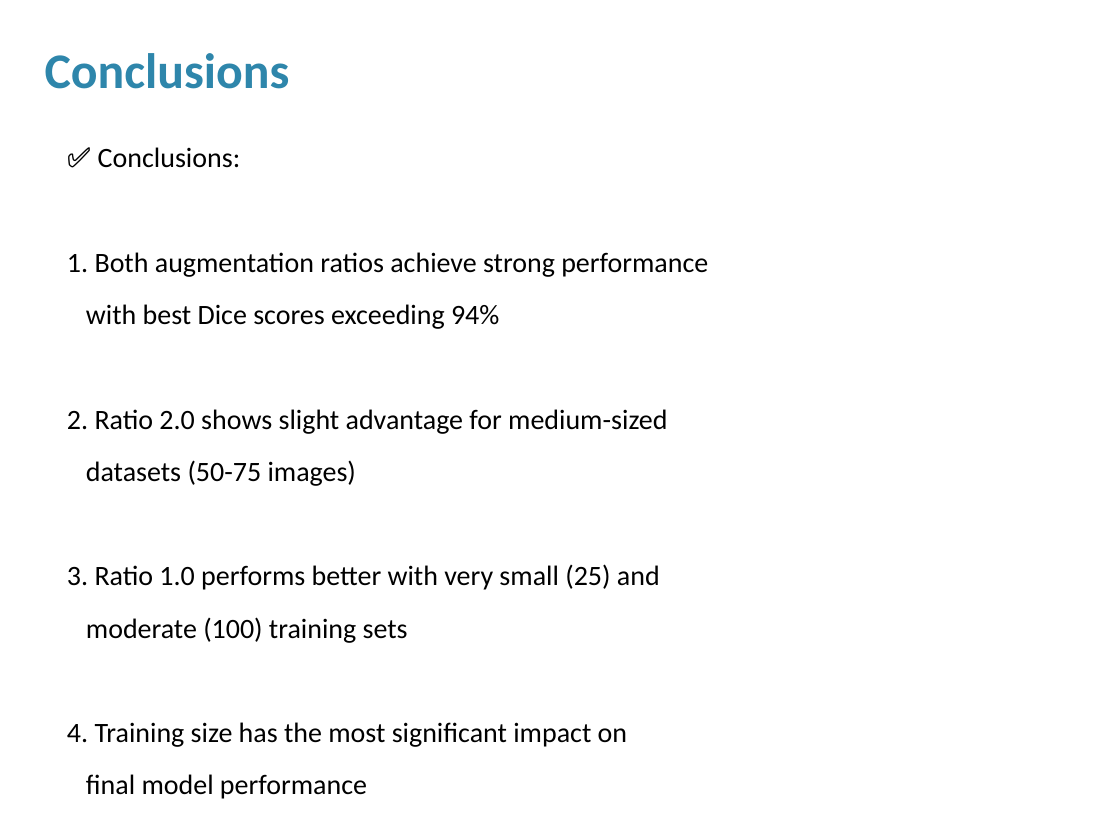
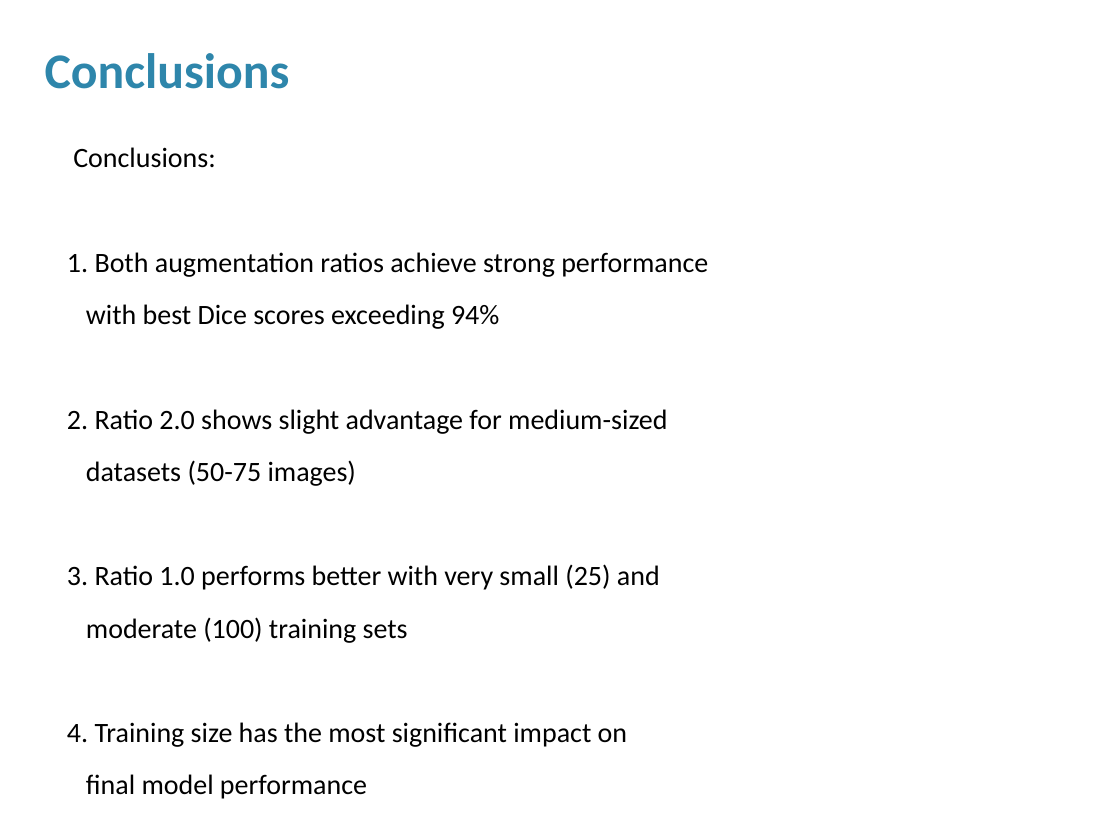
Before and after one commit to tanishq3142/CAPSTONE-, a slide deck: slide 20 of experiments_polypmix/results/PolyMix_Comparison_Presentation.pptx. Drawn at 1120x840 pixels with LibreOffice and Linux fonts; fonts in the diff are those of the drawing. Boxes give left, top, right and bottom in pixels: in the first picture for what was removed or moved away, otherwise in the second. Text is boxed around its words. In the diff, an @@ line names an element or a change of style, - is before the commit and + after.

```diff
--- a/experiments_polypmix/results/PolyMix_Comparison_Presentation.pptx
+++ b/experiments_polypmix/results/PolyMix_Comparison_Presentation.pptx
@@ text at (73,147,216,168): text changed @@
-✅ Conclusions:
+Conclusions:
```
Also in this commit, not shown: 2 other slides changed.
